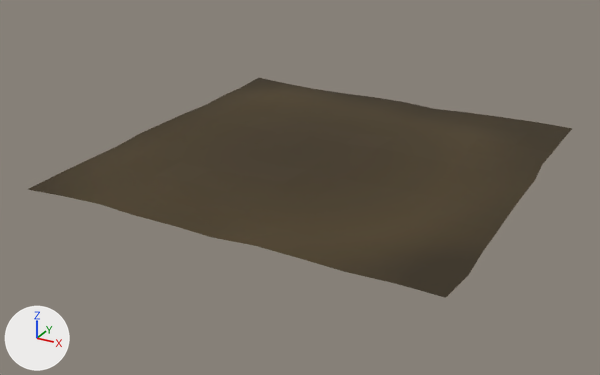
Two versions of the glTF model Assets/Plane.glb, one commit apart.
Camera for both pictures: a camera (50 mm lens) standing at (892.0, -1157.0, 510.0) and looking at (277.0, -38.0, -49.0). The lights are fixed; the arrows at lower left show +X, +Y and +Z.
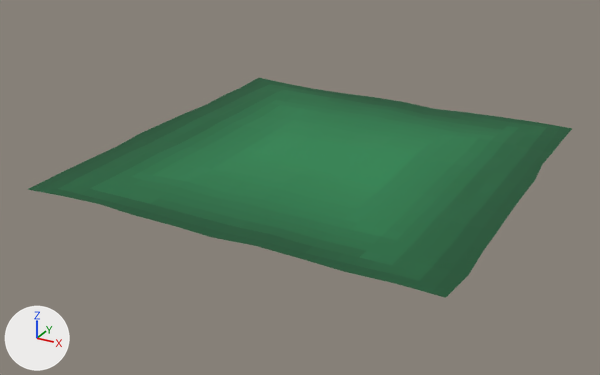
The newer file is also turned or shifted as a whole; pictures and numbers use the older file's frame.

Where the change shows, as pixel boxes [x1, y1, x2, y2] in the pictures (600 x 375 px):
'Plane', surface changed (brown to green): [27, 78, 573, 298] in both

The change, as a diff of the scene's bpy script:
```diff
--- a/Assets/Plane.glb.py
+++ b/Assets/Plane.glb.py
@@ img_grass @@
+img_grass = load_image('grass', '_unpacked/grass', 30, 30, 'sRGB')
@@ mat_material_007 @@
 mat_material_007 = principled_material('Material.007')
-mat_material_007.texture = img_plane
+mat_material_007.texture = img_grass
 mat_material_007.roughness = 1.0
```
